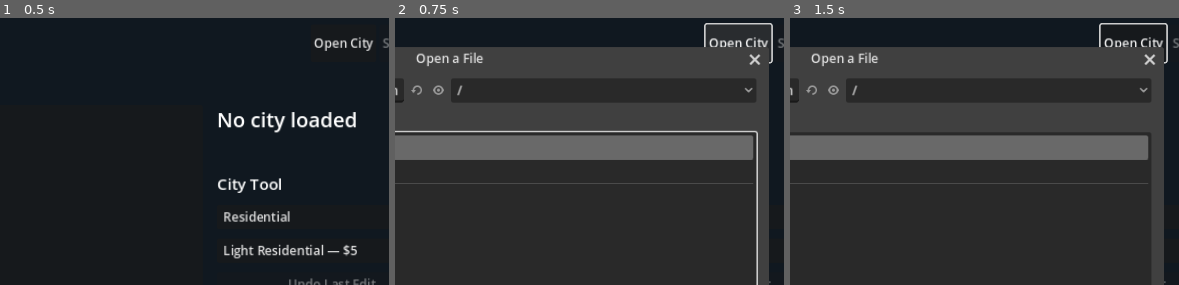
Above: before the commit, frames 1-3 (left to right).
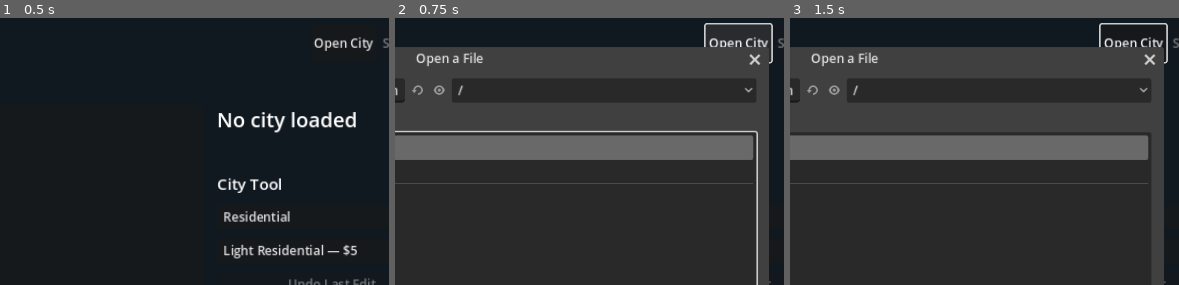
Above: after the commit, the same moments.

Repository: nicholas-ochoa/OpenSC2K
Game: Godot game, scene res://main.tscn
Two runs of this game, one before a commit and one after it. Both use one fixed random seed, a clock stepped at 60 frames per second and the inputs below.
Inputs (mouse positions are % of the whole screen's width and height, from its top left):
- Up to frame 1 (0.5 s): no input
- Up to frame 2 (0.75 s): click "Open City" at 0.5 s
- Up to frame 3 (1.5 s): click (35, 88) at 1.27 s; type "12" at 1.35 s
The pictures show only the part of the screen within x 42-92%, y 0-50%; the shares and areas given below are measured in that part.

Frame 1 is identical in both runs. In frame 2, 0.1% of the frame differs, in the area x 2-18%, y 25-32%; in frame 3, 0.1%.

Commit message:
hydro placement

Diff:
--- a/game/src/main.gd
+++ b/game/src/main.gd
@@ -16,6 +16,7 @@
 const GameRandom = preload("res://src/simulation/game_lcg_random.gd")
 const Buildings = preload("res://src/tools/building_command.gd")
 const Networks = preload("res://src/tools/network_command.gd")
+const Hydro = preload("res://src/tools/hydro_command.gd")
 
 var city: CityState
 var current_document: Sc2File
@@ -333,6 +334,7 @@
 	var is_landscape_tool := Landscapes.supports_tool(selected_group, selected_subtool)
 	var is_building_tool := Buildings.supports_tool(selected_group, selected_subtool)
 	var is_network_tool := Networks.supports_tool(selected_group, selected_subtool)
+	var is_hydro_tool := Hydro.supports_tool(selected_group, selected_subtool)
 	var is_sign_tool := selected_group == 15
 	var is_query_tool := selected_group == 16
 	var is_center_tool := selected_group == 17
@@ -344,6 +346,7 @@
 			or is_landscape_tool
 			or is_building_tool
 			or is_network_tool
+			or is_hydro_tool
 			or is_sign_tool
 			or is_query_tool
 			or is_center_tool
@@ -362,6 +365,8 @@
 		status_label.text = "%s selected. Click a clear city site to build it." % tool.name
 	elif is_network_tool:
 		status_label.text = "%s selected. Drag between city tiles to build a route." % tool.name
+	elif is_hydro_tool:
+		status_label.text = "Hydroelectric Power Plant selected. Click an unused waterfall tile."
 	elif is_sign_tool:
 		status_label.text = "Place Sign selected. Click a city tile to add, edit, or remove a user sign."
 	elif is_query_tool:
@@ -432,6 +437,18 @@
 		if network.stopped_early:
 			status_label.text += " The route stopped at an obstruction."
 		return
+	if Hydro.supports_tool(selected_group, selected_subtool):
+		var hydro := Hydro.apply(city, selected_group, selected_subtool, finish, tool_random)
+		if not hydro.ok:
+			_show_error("Cannot build hydroelectric power: %s" % hydro.error)
+			return
+		last_edit_command = hydro
+		undo_button.disabled = false
+		_refresh_details()
+		_refresh_map()
+		status_label.remove_theme_color_override("font_color")
+		status_label.text = "Built hydroelectric power for $%s." % _format_number(hydro.cost)
+		return
 	if Buildings.supports_tool(selected_group, selected_subtool):
 		var building := Buildings.apply(
 			city, selected_group, selected_subtool, finish, nuisance_random, tool_random
@@ -482,6 +499,8 @@
 		result = Buildings.undo(city, last_edit_command, nuisance_random, tool_random)
 	elif command_type == "network":
 		result = Networks.undo(city, last_edit_command)
+	elif command_type == "hydro":
+		result = Hydro.undo(city, last_edit_command, tool_random)
 	else:
 		result = Zones.undo(city, last_edit_command)
 	if not result.ok:
@@ -500,6 +519,8 @@
 		status_label.text = "Removed the last building and restored %d tiles." % result.restored_tiles
 	elif command_type == "network":
 		status_label.text = "Restored the previous route across %d tiles." % result.restored_tiles
+	elif command_type == "hydro":
+		status_label.text = "Removed the last hydroelectric plant."
 	else:
 		status_label.text = "Restored %d tiles and the previous funds value." % result.restored_tiles
 
--- /dev/null
+++ b/game/src/tools/hydro_command.gd
@@ -0,0 +1,127 @@
+class_name HydroCommand
+extends RefCounted
+
+const GROUP_POWER := 3
+const SUBTOOL_HYDRO := 3
+const TERRAIN_WATERFALL_A := 0x2e
+const TERRAIN_WATERFALL_B := 0x3e
+const FLAG_POWERABLE := 0x80
+const HYDRO_TILE_A := 0xc6
+const HYDRO_ORIENTATION := [1, 1, 0, 1, 1, 0, 1, 0, 0, 1, 1, 1, 1, 0, 1, 1]
+
+
+static func supports_tool(group_index: int, subtool_index: int) -> bool:
+	return group_index == GROUP_POWER and subtool_index == SUBTOOL_HYDRO
+
+
+static func apply(
+	city: CityState,
+	group_index: int,
+	subtool_index: int,
+	point: Vector2i,
+	process_random: SimRandom
+) -> Dictionary:
+	if city == null or not city.is_valid():
+		return {"ok": false, "error": "city is invalid"}
+	if not supports_tool(group_index, subtool_index):
+		return {"ok": false, "error": "tool is not hydroelectric power"}
+	if process_random == null:
+		return {"ok": false, "error": "process random state is required"}
+	var index := city.index_of(point.x, point.y)
+	if index < 0:
+		return {"ok": false, "error": "hydroelectric site is outside the city"}
+	if city.terrain[index] != TERRAIN_WATERFALL_A and city.terrain[index] != TERRAIN_WATERFALL_B:
+		return {"ok": false, "error": "hydroelectric power requires a waterfall"}
+	if city.buildings[index] != 0:
+		return {"ok": false, "error": "waterfall already contains a building"}
+	var cost := int(ToolCatalog.tool(group_index, subtool_index).cost)
+	if city.funds() < cost:
+		return {"ok": false, "error": "insufficient funds", "cost": cost}
+
+	var old_payloads := BuildingCommand._city_payloads(city)
+	if old_payloads.is_empty():
+		return {"ok": false, "error": "required city data is missing or invalid"}
+	var changed_payloads := BuildingCommand._duplicate_payloads(old_payloads)
+	var buildings: PackedByteArray = changed_payloads.XBLD
+	var zones: PackedByteArray = changed_payloads.XZON
+	var flags: PackedByteArray = changed_payloads.XBIT
+	var text_overlays: PackedByteArray = changed_payloads.XTXT
+	var labels: PackedByteArray = changed_payloads.XLAB
+	var microsims: PackedByteArray = changed_payloads.XMIC
+	var misc: PackedByteArray = changed_payloads.MISC
+	var tile_id := _hydro_tile(city, point)
+	var process_random_state_before := process_random.state
+
+	BuildingCommand._update_building_count(misc, zones[index] & 0x0f, buildings[index], tile_id)
+	buildings[index] = tile_id
+	flags[index] |= FLAG_POWERABLE
+	zones[index] = 0xf0
+	var overlay_id := BuildingCommand._provision_microsim(
+		microsims, labels, text_overlays, tile_id, city.current_year(), process_random
+	)
+	if overlay_id != 0:
+		text_overlays[index] = overlay_id
+	BuildingCommand._write_u32_be(misc, BuildingCommand.MISC_FUNDS, city.funds() - cost)
+
+	var changed_ids := PackedStringArray()
+	for chunk_id in ["XBLD", "XZON", "XBIT", "XTXT", "XLAB", "XMIC", "MISC"]:
+		if changed_payloads[chunk_id] != old_payloads[chunk_id]:
+			changed_ids.append(chunk_id)
+	if not BuildingCommand._apply_payloads(city, changed_ids, changed_payloads, old_payloads):
+		process_random.state = process_random_state_before
+		return {"ok": false, "error": "cannot store hydroelectric changes"}
+	return {
+		"ok": true,
+		"command_type": "hydro",
+		"group_index": group_index,
+		"subtool_index": subtool_index,
+		"tile_id": tile_id,
+		"tile_indices": PackedInt32Array([index]),
+		"overlay_id": overlay_id,
+		"cost": cost,
+		"changed_ids": changed_ids,
+		"old_payloads": old_payloads,
+		"new_payloads": changed_payloads,
+		"process_random_state_before": process_random_state_before,
+		"process_random_state_after": process_random.state,
+		"error": "",
+	}
+
+
+static func undo(city: CityState, command: Dictionary, process_random: SimRandom) -> Dictionary:
+	if city == null or not city.is_valid():
+		return {"ok": false, "error": "city is invalid"}
+	if not command.get("ok", false) or command.get("command_type", "") != "hydro":
+		return {"ok": false, "error": "hydroelectric command is invalid"}
+	if process_random == null:
+		return {"ok": false, "error": "process random state is required"}
+	if process_random.state != int(command.get("process_random_state_after", -1)):
+		return {"ok": false, "error": "process random state changed after this hydroelectric command"}
+	var changed_ids: PackedStringArray = command.get("changed_ids", PackedStringArray())
+	var old_payloads: Dictionary = command.get("old_payloads", {})
+	var new_payloads: Dictionary = command.get("new_payloads", {})
+	for chunk_id in changed_ids:
+		var chunk := city.document.find_chunk(chunk_id)
+		if chunk == null or not new_payloads.has(chunk_id) or chunk.decoded_payload != new_payloads[chunk_id]:
+			return {"ok": false, "error": "city changed after this hydroelectric command"}
+	if not BuildingCommand._apply_payloads(city, changed_ids, old_payloads, new_payloads):
+		return {"ok": false, "error": "cannot restore hydroelectric changes"}
+	process_random.state = int(command.process_random_state_before)
+	return {"ok": true, "restored_tiles": 1, "error": ""}
+
+
+static func _hydro_tile(city: CityState, point: Vector2i) -> int:
+	var altitude := city.land_altitude(point.x, point.y)
+	var higher_neighbors := 0
+	if point.y > 0 and altitude < city.land_altitude(point.x, point.y - 1):
+		higher_neighbors |= 1
+	if point.x < 127 and altitude < city.land_altitude(point.x + 1, point.y):
+		higher_neighbors |= 2
+	if point.y < 127 and altitude < city.land_altitude(point.x, point.y + 1):
+		higher_neighbors |= 4
+	if point.x > 0 and altitude < city.land_altitude(point.x - 1, point.y):
+		higher_neighbors |= 8
+	var orientation: int = HYDRO_ORIENTATION[higher_neighbors]
+	if city.compass_rotation() & 1:
+		orientation ^= 1
+	return HYDRO_TILE_A + orientation
--- a/game/tests/test_runner.gd
+++ b/game/tests/test_runner.gd
@@ -26,6 +26,7 @@
 const Buildings = preload("res://src/tools/building_command.gd")
 const GameRandom = preload("res://src/simulation/game_lcg_random.gd")
 const Networks = preload("res://src/tools/network_command.gd")
+const Hydro = preload("res://src/tools/hydro_command.gd")
 
 var failures := 0
 var checks := 0
@@ -60,6 +61,7 @@
 	_test_landscape_command(reference_root)
 	_test_building_command(reference_root)
 	_test_network_command(reference_root)
+	_test_hydro_command(reference_root)
 
 	if failures == 0:
 		print("PASS: %d checks" % checks)
@@ -1158,6 +1160,38 @@
 	_check(not unaffordable.ok and unaffordable.error == "insufficient funds", "Network command reports insufficient funds")
 
 
+func _test_hydro_command(reference_root: String) -> void:
+	_check(Hydro.supports_tool(3, 3), "Hydroelectric command supports the hydro tool")
+	_check(not Hydro.supports_tool(3, 2), "Hydroelectric command rejects coal power")
+	var document := Sc2Document.load_path(reference_root.path_join("DEFAULT.SC2"))
+	for chunk_id in ["XBLD", "XZON", "XBIT", "XTXT"]:
+		_check(
+			document.find_chunk(chunk_id).set_decoded_payload(_filled_bytes(128 * 128, 0)),
+			"Hydroelectric fixture clears %s" % chunk_id,
+		)
+	_check(document.find_chunk("XLAB").set_decoded_payload(_filled_bytes(6400, 0)), "Hydroelectric fixture clears XLAB")
+	_check(document.find_chunk("XMIC").set_decoded_payload(_filled_bytes(1200, 0)), "Hydroelectric fixture clears XMIC")
+	_check(document.set_misc_i32(0x14, 1000), "Hydroelectric fixture sets funds")
+	_check(document.set_misc_u32(0x01f0, 16384), "Hydroelectric fixture counts clear tiles")
+	_check(document.set_misc_u32(0x01f0 + 0xc7 * 4, 0), "Hydroelectric fixture clears hydro count")
+	var city := CityModel.from_document(document)
+	_check(city.set_terrain_id(20, 20, 0x2e), "Hydroelectric fixture places a waterfall")
+	_check(city.set_land_altitude(20, 20, 5), "Hydroelectric fixture sets waterfall altitude")
+	_check(city.set_land_altitude(20, 19, 6), "Hydroelectric fixture sets a higher north tile")
+	var process_random := Random.new(33)
+	var command := Hydro.apply(city, 3, 3, Vector2i(20, 20), process_random)
+	_check(command.ok, "Hydroelectric placement succeeds: %s" % command.error)
+	_check(command.tile_id == 0xc7 and city.building_id(20, 20) == 0xc7, "Hydroelectric tile follows the recovered slope orientation")
+	_check(city.funds() == 600 and city.is_powerable(20, 20), "Hydroelectric placement charges cost and sets powerable")
+	_check(city.zones[20 * 128 + 20] == 0xf0, "Hydroelectric placement sets all corner bits")
+	_check(command.overlay_id == 56 and city.label(56) == "Hydro Power", "Hydroelectric placement uses fixed XMIC record five")
+	_check(city.microsim(5).stat_1 == 1 and city.microsim(5).stat_2 == 20, "Hydroelectric placement increments fixed XMIC totals")
+	_check(Hydro.undo(city, command, process_random).ok, "Hydroelectric placement can be undone")
+	_check(city.building_id(20, 20) == 0 and city.funds() == 1000, "Hydroelectric undo restores the tile and funds")
+	var wrong_terrain := Hydro.apply(city, 3, 3, Vector2i(21, 21), process_random)
+	_check(not wrong_terrain.ok and wrong_terrain.error.contains("waterfall"), "Hydroelectric placement requires waterfall terrain")
+
+
 func _files_with_extension(directory: String, extension: String) -> PackedStringArray:
 	var paths := PackedStringArray()
 	for filename in DirAccess.get_files_at(directory):
Not shown, added: game/src/tools/hydro_command.gd.uid
